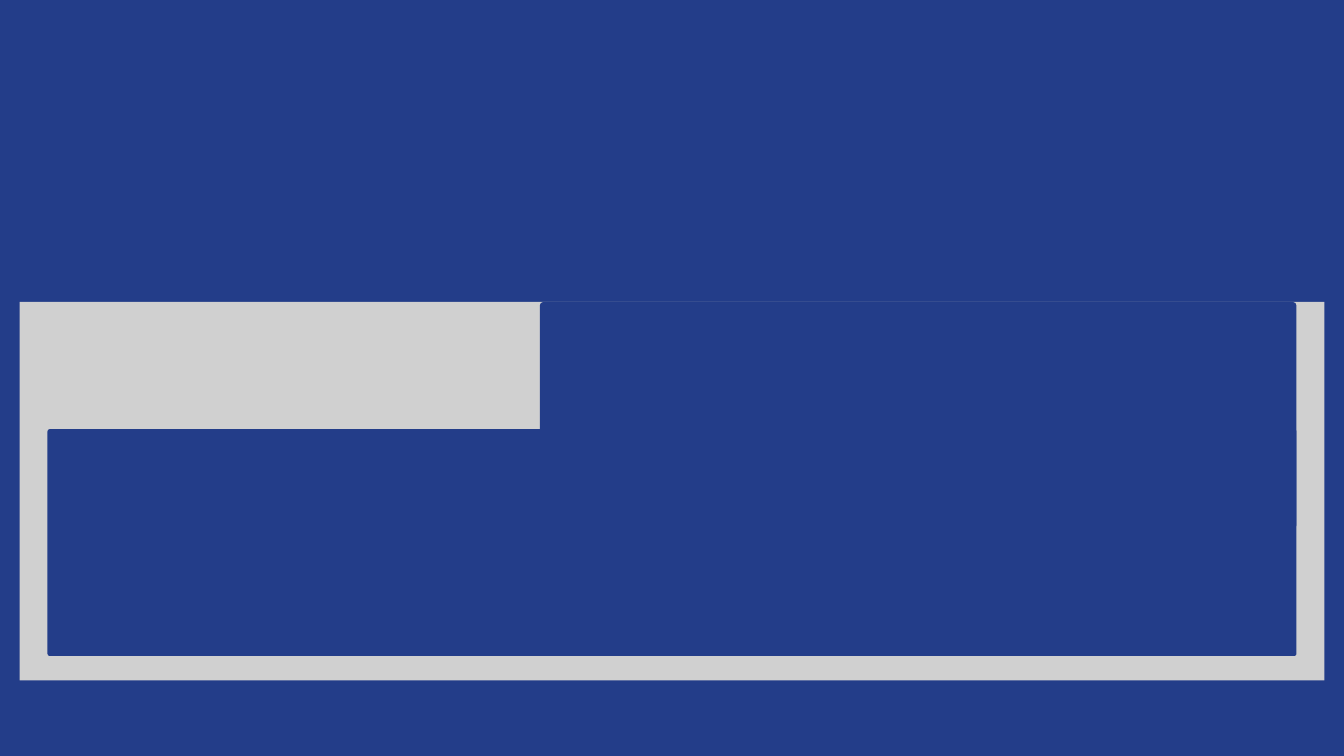
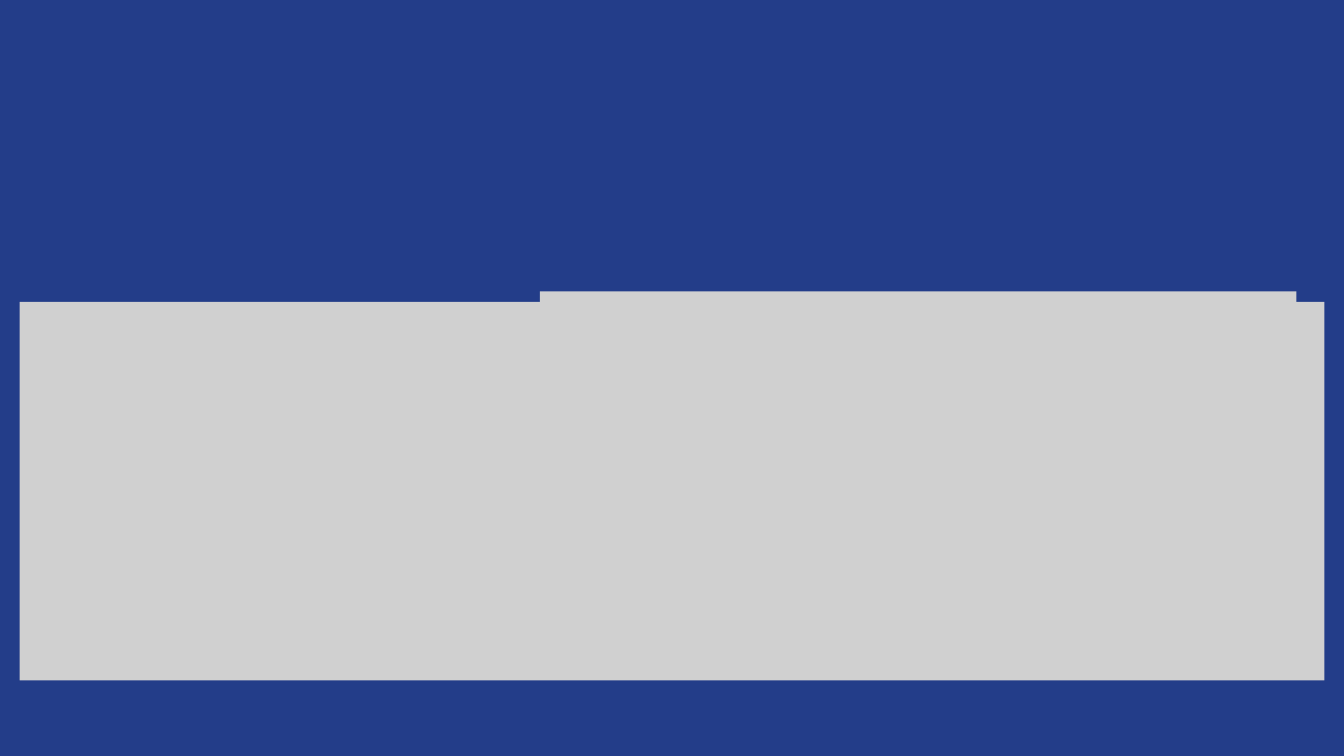
Before and after one commit to Liche008/Eng-Soft2-Grupo2, a slide deck: slide 22 of Apresentacao.pptx (slide 20 before the commit). Drawn at 1344x756 pixels with LibreOffice and Linux fonts; fonts in the diff are those of the drawing; grey boxes stand for pictures. Boxes give left, top, right and bottom in pixels: in the first picture for what was removed or moved away, otherwise in the second. Text is boxed around its words. In the diff, an @@ line names an element or a change of style, - is before the commit and + after.

```diff
--- a/Apresentacao.pptx
+++ b/Apresentacao.pptx
@@ picture added at [540,292,1296,529] @@
@@ picture at [19,302,1325,680]: outline redrawn @@
@@ freeform shape removed at [540,302,1296,529] @@
@@ picture added at [48,419,1297,656] @@
@@ freeform shape removed at [48,429,1297,657] @@
```
Also in this commit, not shown: 27 other slides changed, 7 slides added, 5 slides removed.
